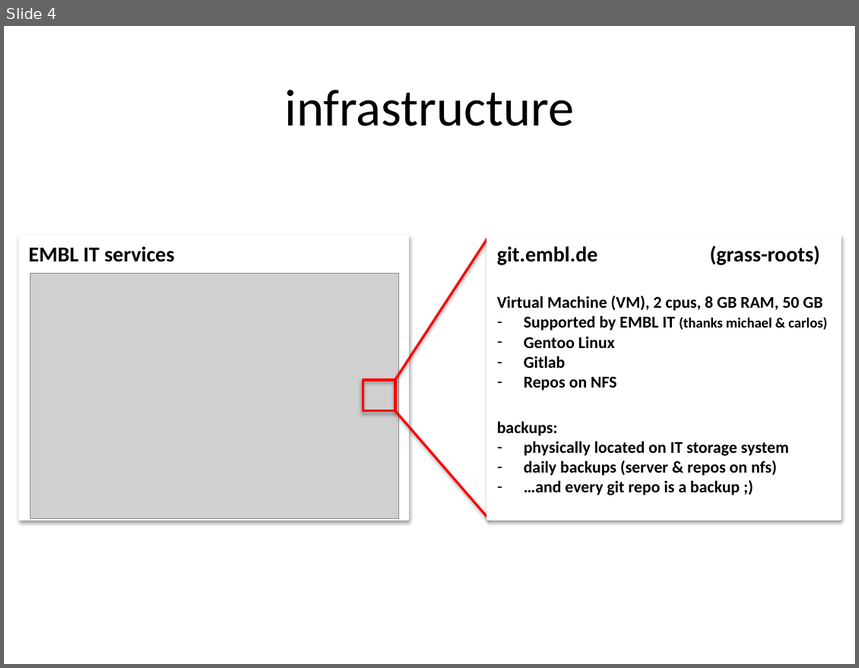
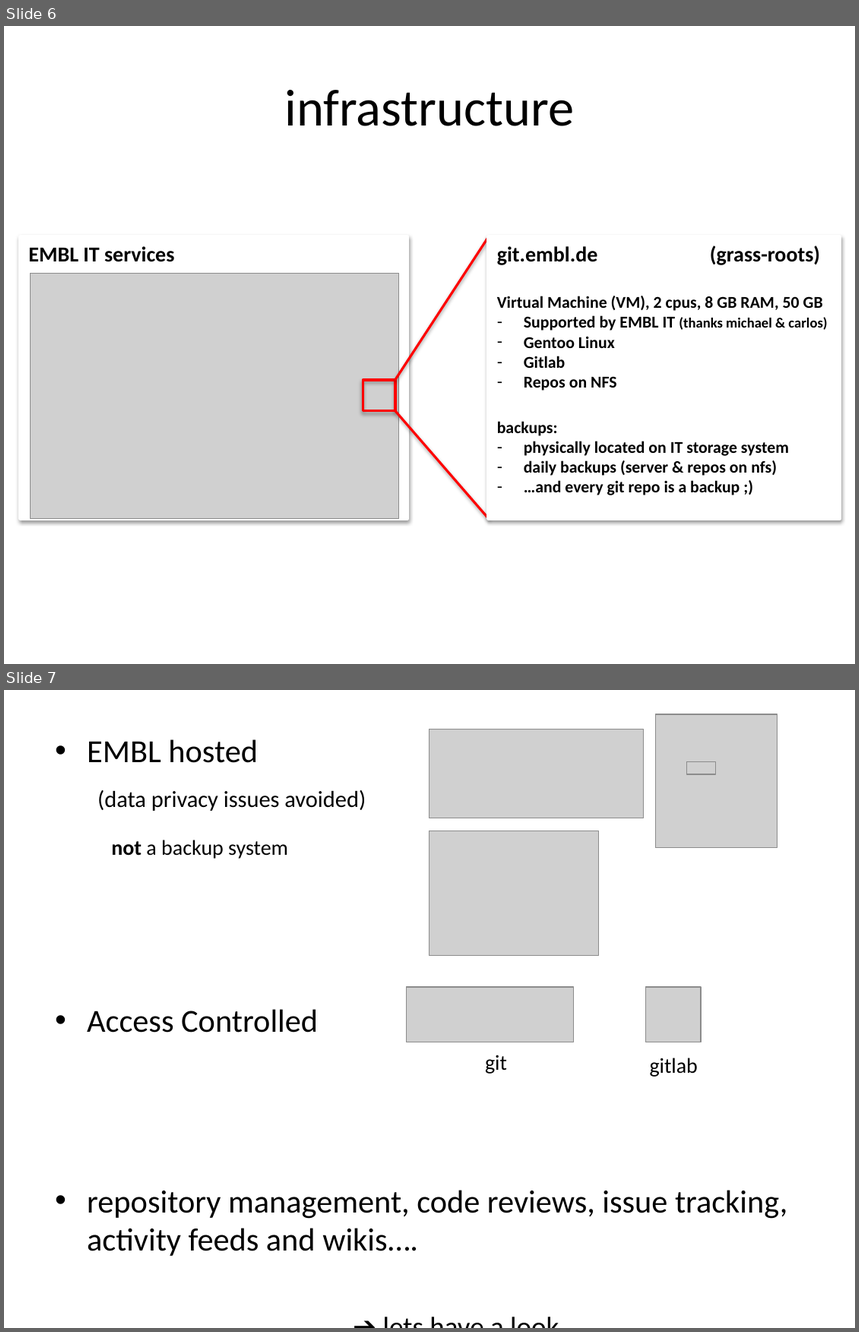
Before and after one commit to hdinkel/linuxcommandline, a slide deck: gitlab_embl/gitlab_at_embl.pptx. Shown one above the other, each under a label of ours: slide 4 before the commit, slides 6 and 7 after it. The pictures are 859x668 and 859x1332 pixels, drawn with LibreOffice and Linux fonts; fonts in the diff are those of the drawing; grey boxes stand for pictures. Boxes give left, top, right and bottom in pixels: in the first picture for what was removed or moved away, otherwise in the second. Text is boxed around its words. In the diff, an @@ line names an element or a change of style, - is before the commit and + after.

```diff
--- a/gitlab_embl/gitlab_at_embl.pptx
+++ b/gitlab_embl/gitlab_at_embl.pptx
@@ slide 7 added at (4, 690, 855, 1328), background #FFFFFF @@
@@ picture added at (430, 730, 643, 818) @@
@@ picture added at (655, 714, 777, 848) @@
@@ text added at (87, 739, 788, 1256), 27.2 pt, text #000000 @@
+• EMBL hosted
+(data privacy issues avoided)
+• Access Controlled
+• repository management, code reviews, issue tracking, activity feeds and wikis….
+              ➔ lets have a look
@@ picture added at (686, 762, 715, 775) @@
@@ text added at (111, 840, 288, 859), 18 pt, text #000000 @@
+not a backup system
@@ picture added at (430, 831, 599, 955) @@
@@ picture added at (407, 987, 573, 1043) @@
@@ picture added at (645, 987, 701, 1043) @@
@@ text added at (485, 1055, 507, 1074), 18 pt, text #000000 @@
+git
@@ text added at (650, 1058, 698, 1077), 18 pt, text #000000 @@
+gitlab
@@ what was slide 4 is now slide 6 @@
```
Also in this commit, not shown: 6 other slides added, 2 slides removed.
